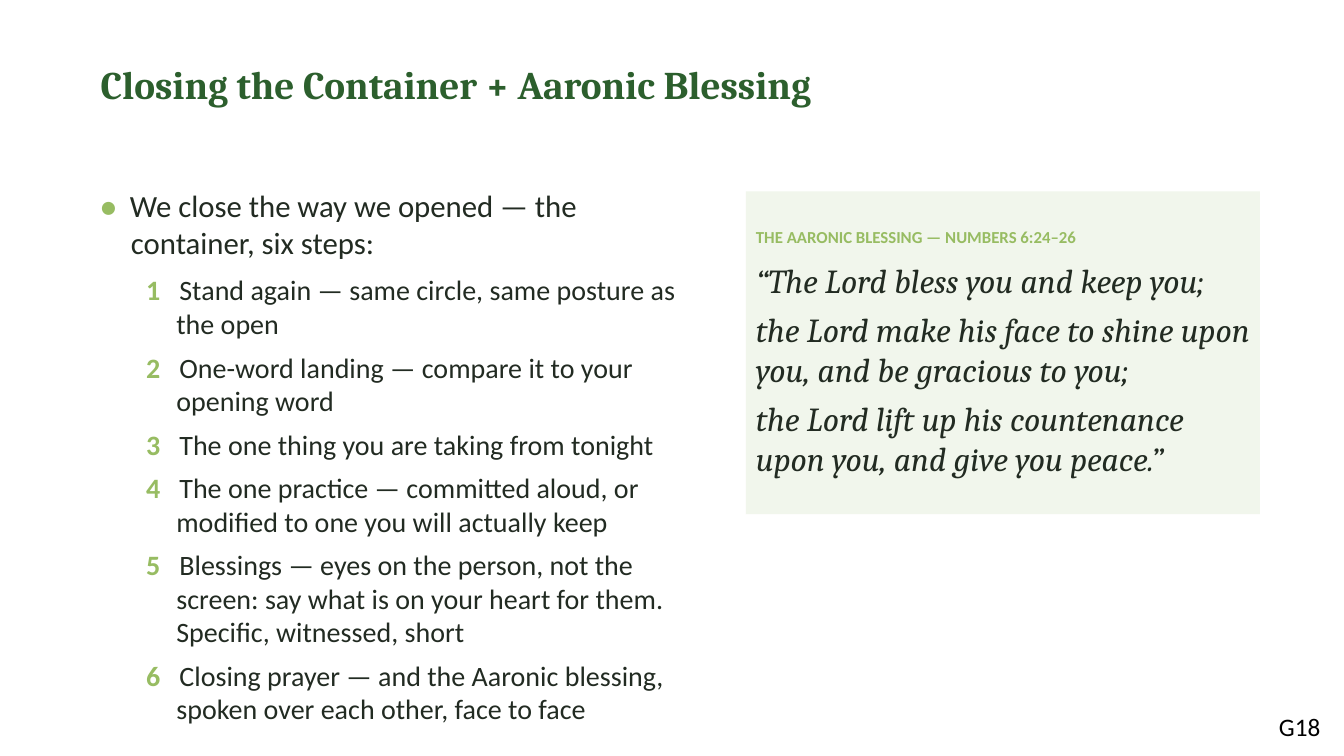
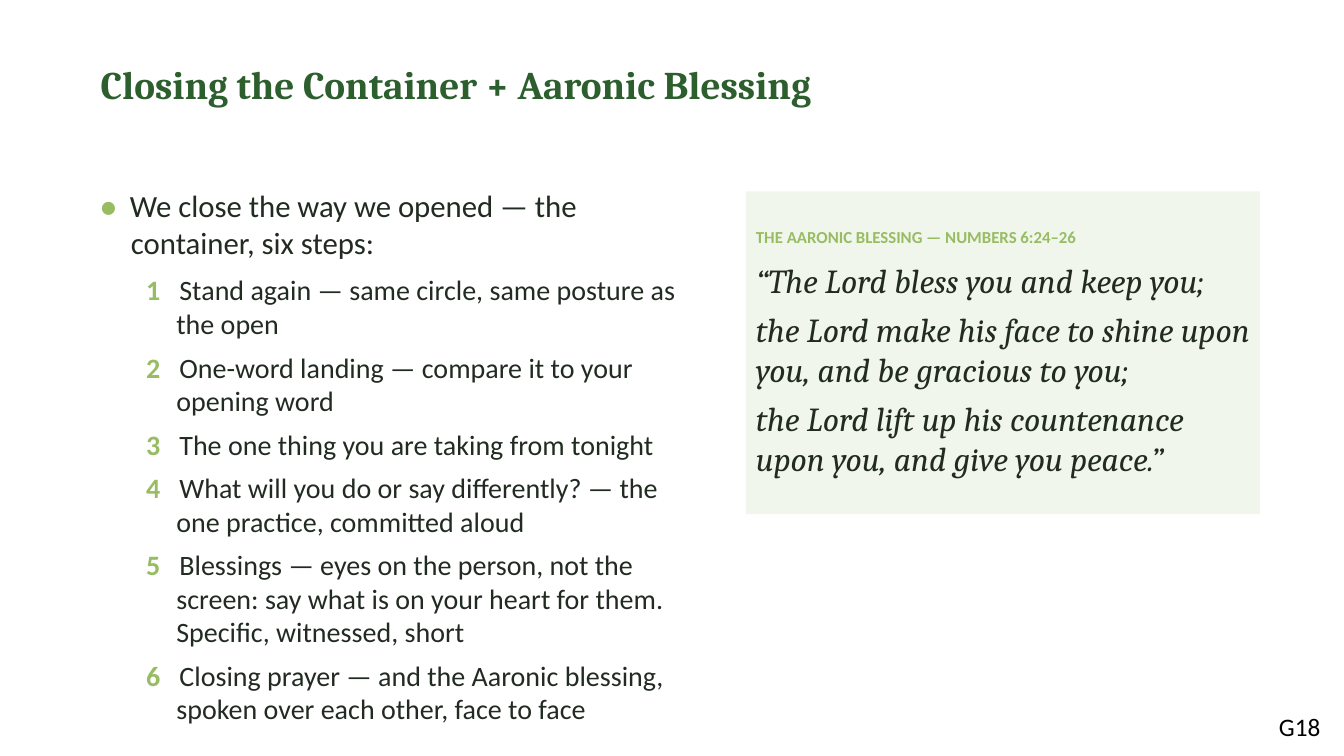
Before and after one commit to jgtittle-ministries/fellowship-of-the-heart-pilot-at-cca-dev, a slide deck: slide 18 of _implementation-notes/evening-series/FotH Evening Session 9-10 Combined Slides DRAFT v1.pptx. Drawn at 1344x756 pixels with LibreOffice and Linux fonts; fonts in the diff are those of the drawing. Boxes give left, top, right and bottom in pixels: in the first picture for what was removed or moved away, otherwise in the second. Text is boxed around its words. In the diff, an @@ line names an element or a change of style, - is before the commit and + after.

```diff
--- a/_implementation-notes/evening-series/FotH Evening Session 9-10 Combined Slides DRAFT v1.pptx
+++ b/_implementation-notes/evening-series/FotH Evening Session 9-10 Combined Slides DRAFT v1.pptx
@@ text at [146,478,658,537]: text changed @@
-4 The one practice — committed aloud, or modified to one you will actually keep
+4 What will you do or say differently? — the one practice, committed aloud
```
Also in this commit, not shown: 5 other slides changed, 5 other files.
